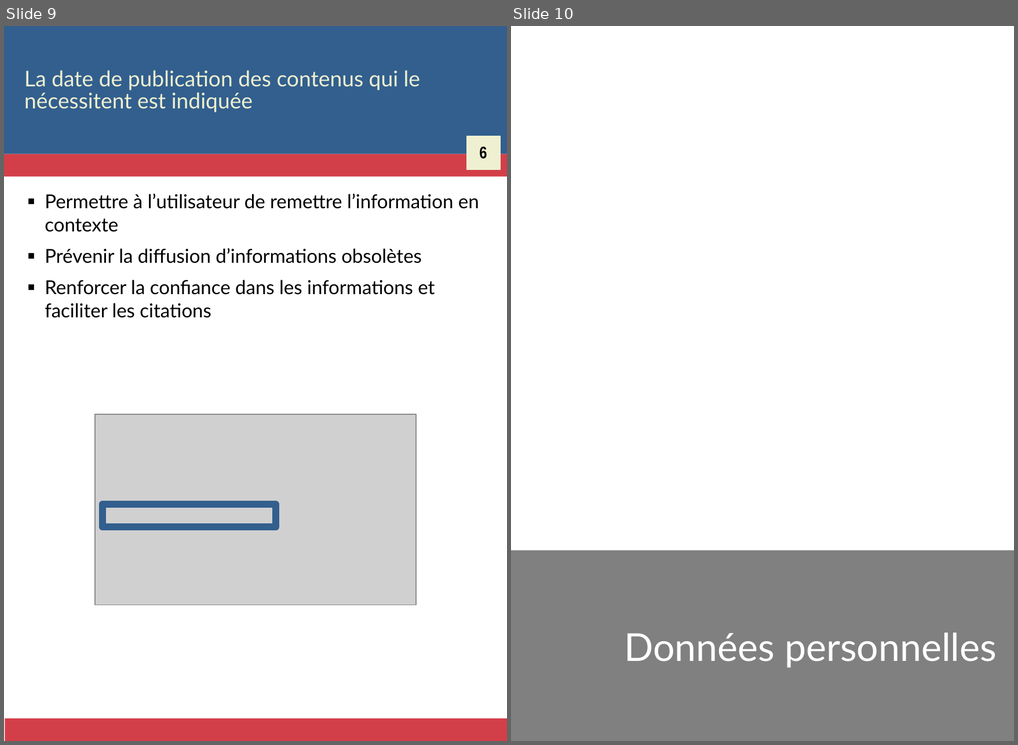
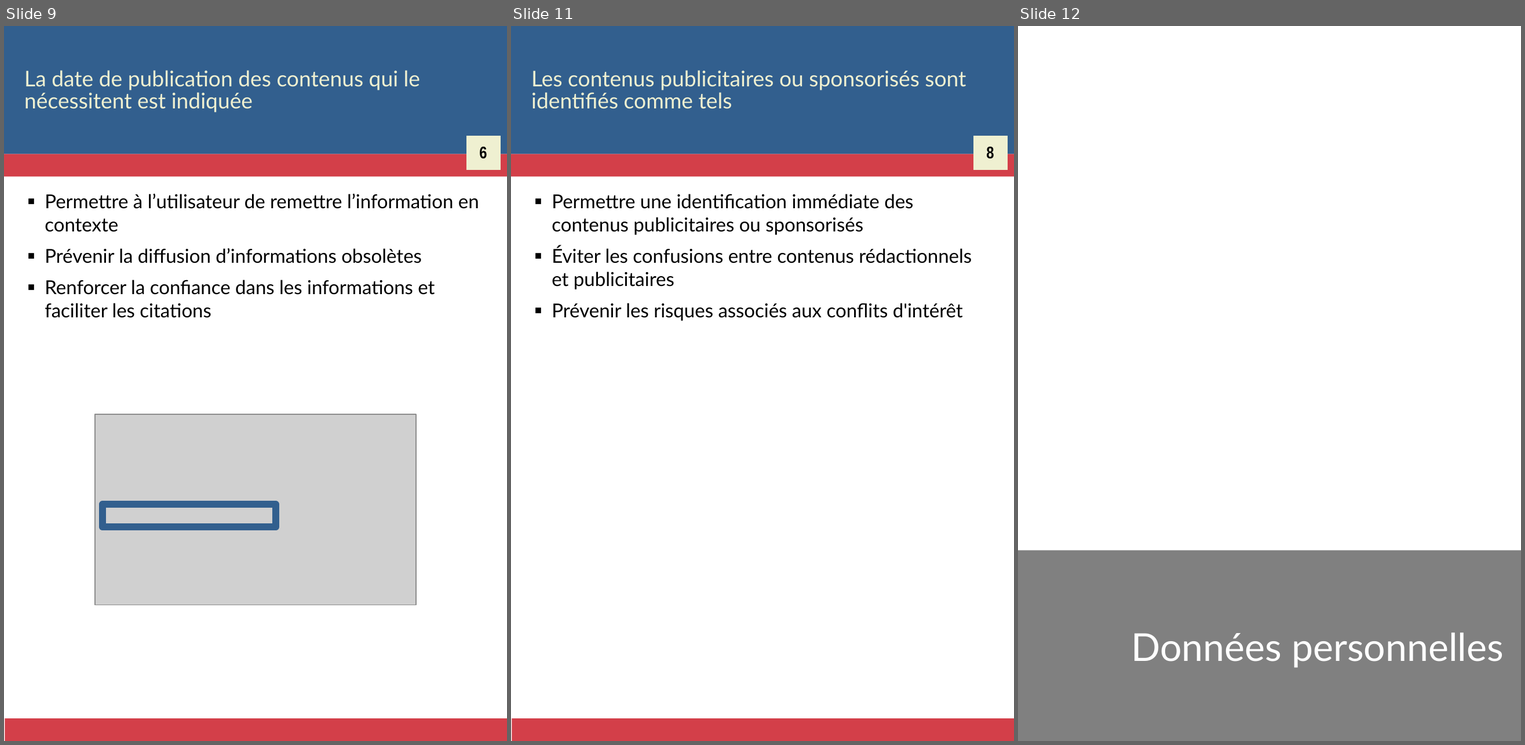
Before and after one commit to Zigazou/bonnes-pratiques-illustrees, a slide deck: bonnes-pratiques.odp. Shown side by side, each under a label of ours: slides 9 and 10 before the commit, slides 9, 11 and 12 after it; the slides between them are not shown. The pictures are 1018x745 and 1525x745 pixels, drawn with LibreOffice and Linux fonts; fonts in the diff are those of the drawing; grey boxes stand for pictures. Boxes give left, top, right and bottom in pixels: in the first picture for what was removed or moved away, otherwise in the second. Text is boxed around its words. In the diff, an @@ line names an element or a change of style, - is before the commit and + after.

```diff
--- a/bonnes-pratiques.odp
+++ b/bonnes-pratiques.odp
@@ slide 11 added at (x1=511, y1=26, x2=1014, y2=741), background #FFFFFF; not listed: 4 template elements that a slide beside it also shows @@
@@ title added at (x1=531, y1=70, x2=966, y2=109), 18 pt, text #EFF0D1 @@
+Les contenus publicitaires ou sponsorisés sont identifiés comme tels
@@ text added at (x1=987, y1=147, x2=994, y2=159), 14 pt, text #000000, bold @@
+8
@@ text added at (x1=552, y1=194, x2=972, y2=321), 16 pt, text #000000 @@
+■ Permettre une identification immédiate des contenus publicitaires ou sponsorisés
+■ Éviter les confusions entre contenus rédactionnels et publicitaires
+■ Prévenir les risques associés aux conflits d'intérêt
@@ what was slide 10 is now slide 12 @@
```
Also in this commit, not shown: 1 other slide added, 3 other files.
